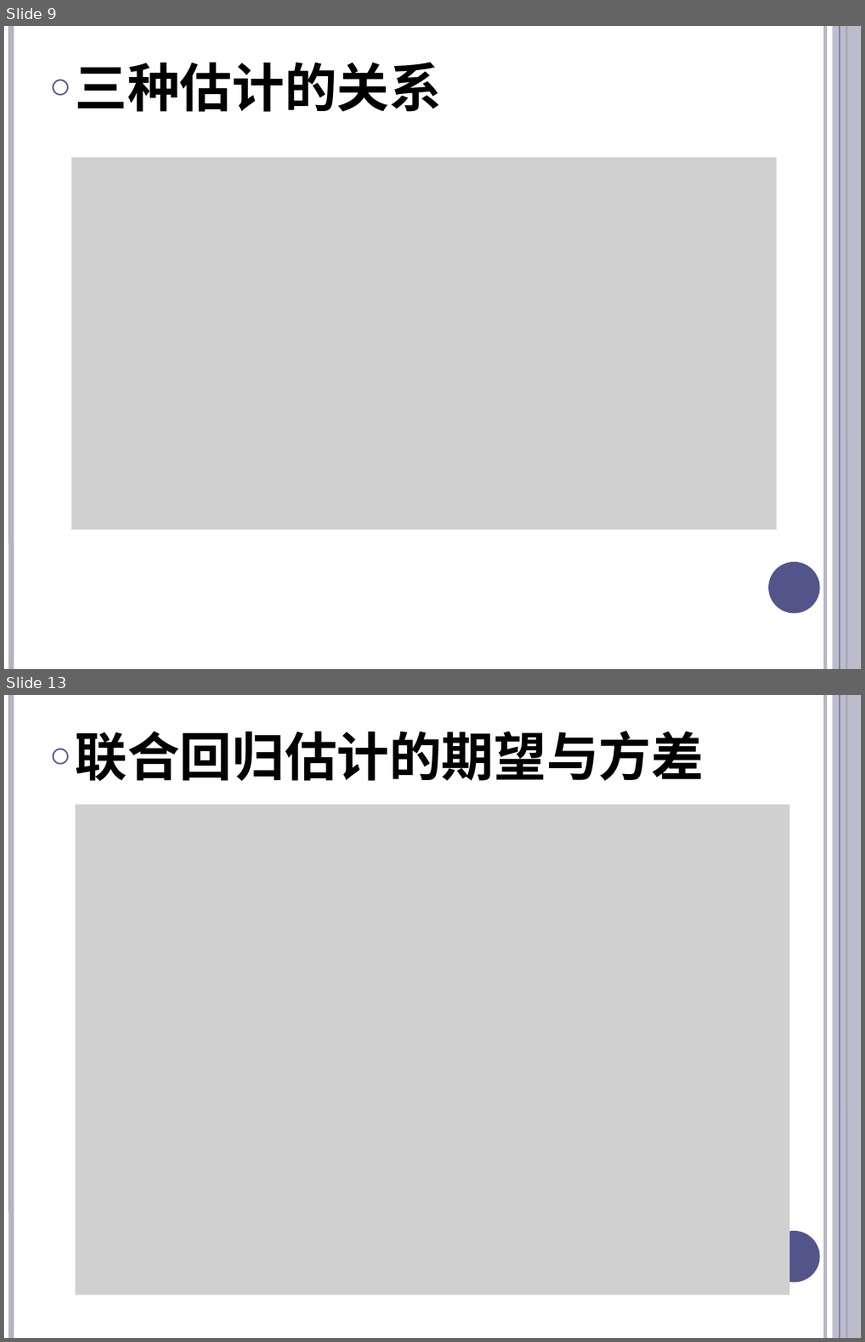
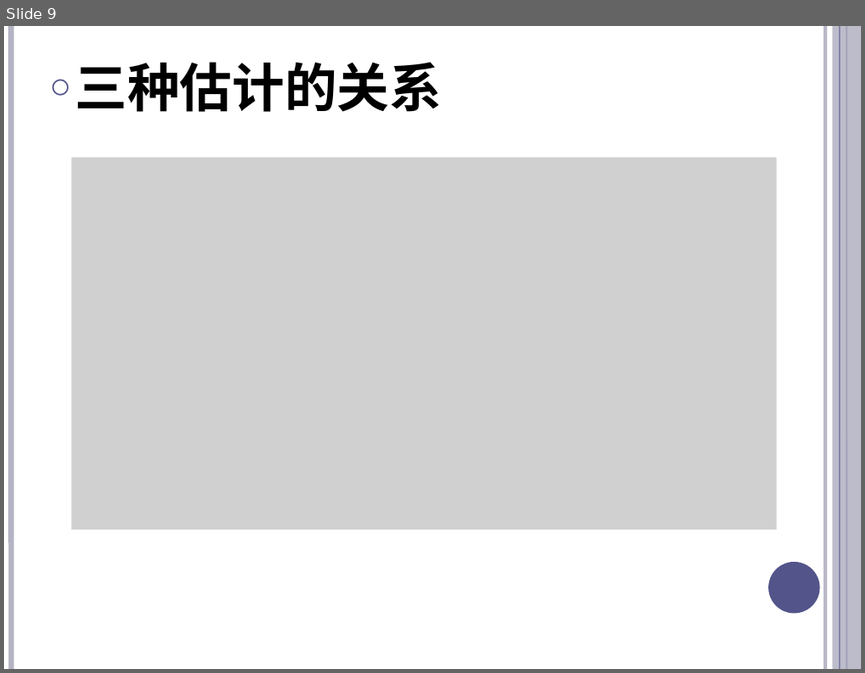
Before and after one commit to tiny-boat/tiny-boat.github.io, a slide deck: drafts/分层随机抽样.pptx. Shown one above the other, each under a label of ours: slides 9 and 13 before the commit, slide 9 after it; the slides between them are not shown. The pictures are 865x1342 and 865x673 pixels, drawn with LibreOffice and Linux fonts; fonts in the diff are those of the drawing; grey boxes stand for pictures. Boxes give left, top, right and bottom in pixels: in the first picture for what was removed or moved away, otherwise in the second. Text is boxed around its words. In the diff, an @@ line names an element or a change of style, - is before the commit and + after.

```diff
--- a/drafts/分层随机抽样.pptx
+++ b/drafts/分层随机抽样.pptx
@@ slide 13 removed at (4,695,861,1338), background #FFFFFF; not listed: 6 template elements that a slide beside it also shows @@
@@ text removed at (75,731,704,781) @@
-○ 联合回归估计的期望与方差
@@ picture removed at (75,805,789,1295) @@
```
Also in this commit, not shown: 2 slides changed, 1 other slide removed, 1 other file.
